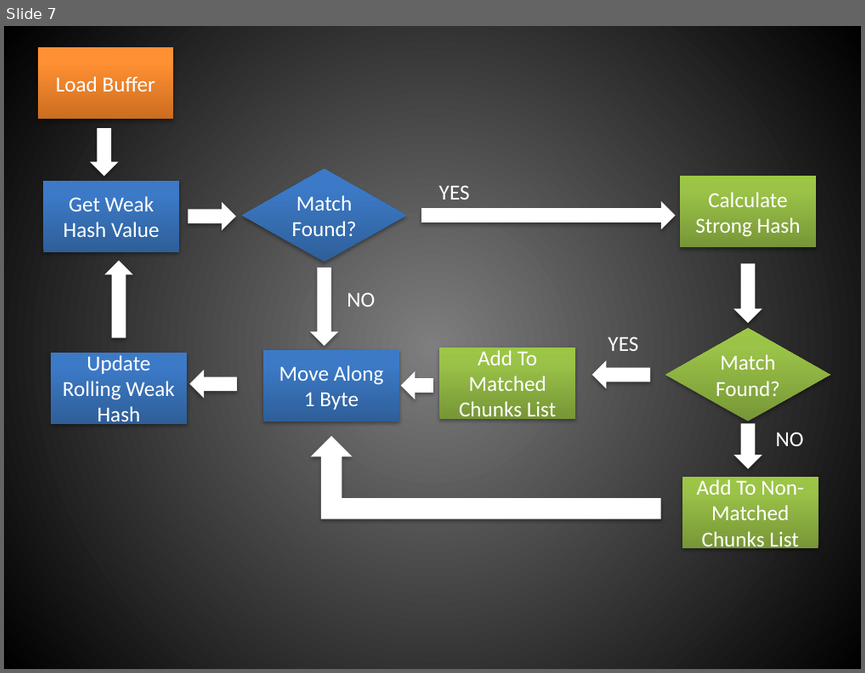
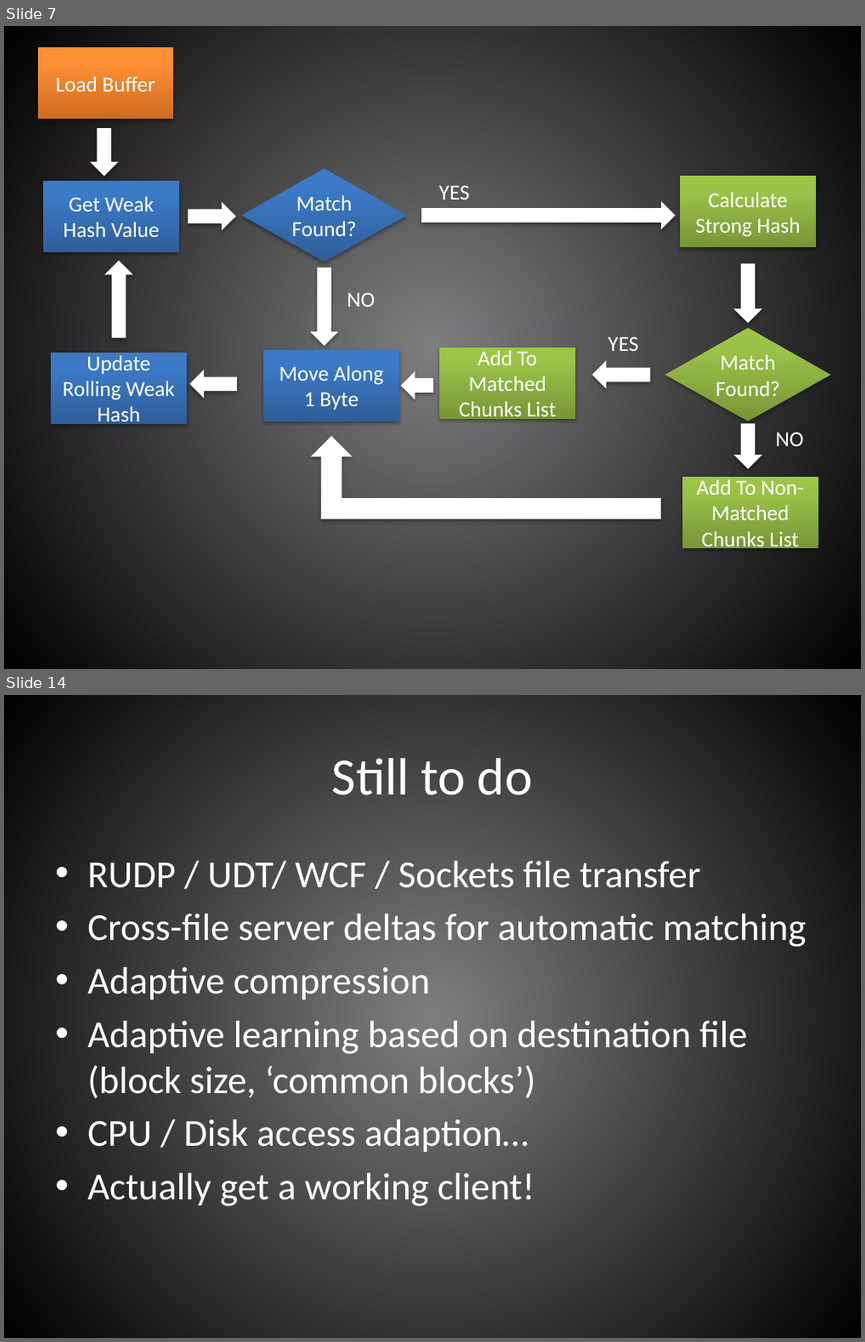
Before and after one commit to scottgal/SLRSyncUploader, a slide deck: Trunk/PicoDelta.pptx. Shown one above the other, each under a label of ours: slide 7 before the commit, slides 7 and 14 after it; the slides between them are not shown. The pictures are 865x673 and 865x1342 pixels, drawn with LibreOffice and Linux fonts; fonts in the diff are those of the drawing. Boxes give left, top, right and bottom in pixels: in the first picture for what was removed or moved away, otherwise in the second. Text is boxed around its words. In the diff, an @@ line names an element or a change of style, - is before the commit and + after.

```diff
--- a/Trunk/PicoDelta.pptx
+++ b/Trunk/PicoDelta.pptx
@@ slide 14 added at (4, 695, 861, 1338), background gradient #7F7F7F to #000000 @@
@@ title added at (332, 758, 533, 795), 44 pt, text #FFFFFF @@
+Still to do
@@ text added at (87, 861, 806, 1206), 32 pt, text #FFFFFF @@
+• RUDP / UDT/ WCF / Sockets file transfer
+• Cross-file server deltas for automatic matching
+• Adaptive compression
+• Adaptive learning based on destination file (block size, ‘common blocks’)
+• CPU / Disk access adaption…
+• Actually get a working client!
```
Also in this commit, not shown: 2 slides changed, 7 other slides added, 1 slide removed, 24 other files.
